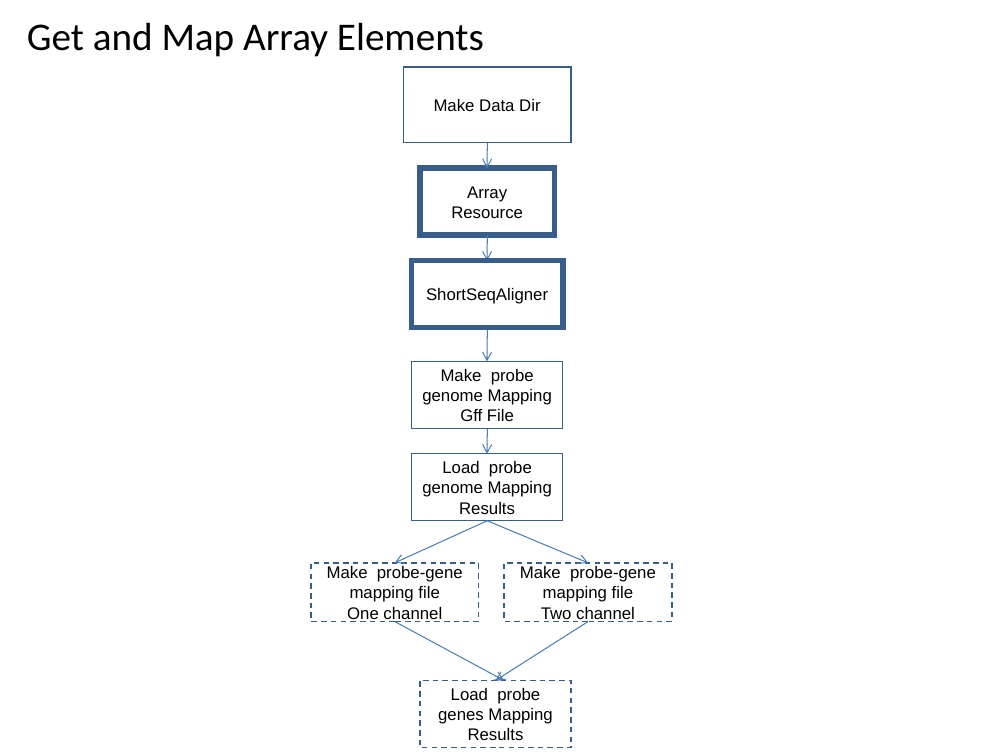
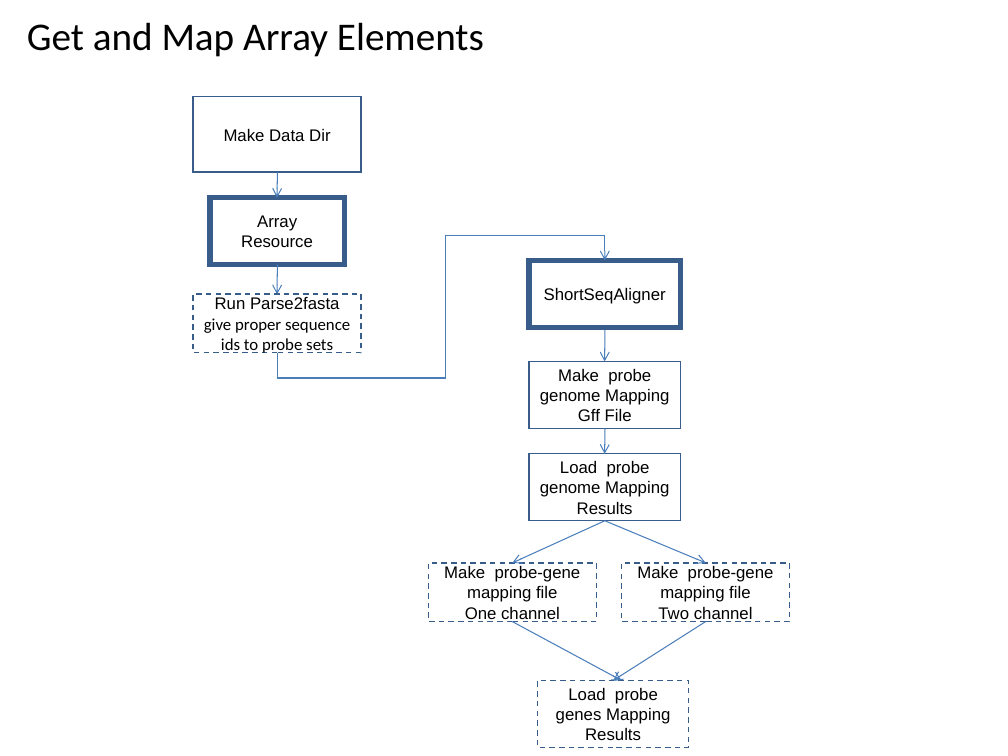
Before and after one commit to VEuPathDB/ApiCommonWorkflow, a slide deck: slide 51 of Main/doc/IntegratedWorkflow.ppt. Drawn at 1008x756 pixels with LibreOffice and Linux fonts; fonts in the diff are those of the drawing. Boxes give left, top, right and bottom in pixels: in the first picture for what was removed or moved away, otherwise in the second. Text is boxed around its words. In the diff, an @@ line names an element or a change of style, - is before the commit and + after.

Commit message:
add runParse2fasta step

```diff
--- a/Main/doc/IntegratedWorkflow.ppt
+++ b/Main/doc/IntegratedWorkflow.ppt
@@ 2 rectangles, 1 arrow: place and size @@
-2 rectangles, 1 arrow at (403,68,572,236)
+2 rectangles, 1 arrow at (194,97,362,265)
@@ elbow arrow added from (277, 353) to (605, 260), #4A7EBB 0.74 pt @@
@@ arrow moved from (488, 235) - (487, 261) to (277, 264) - (277, 294) @@
@@ rectangle added at (194,294,362,353), outline #385D8A 0.99 pt dashed, 12 pt, text #000000 @@
+Run Parse2fasta
+give proper sequence ids to probe sets
@@ 5 rectangles, 3 arrows: place and size @@
-5 rectangles, 3 arrows at (310,260,672,621)
+5 rectangles, 3 arrows at (428,260,790,621)
@@ 3 arrows, 1 rectangle: place and size @@
-3 arrows, 1 rectangle at (395,521,588,748)
+3 arrows, 1 rectangle at (512,521,706,748)
```
